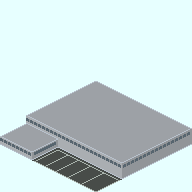
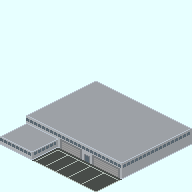
Layered file, before and after one edit (192x192). Changes by layer:
painted on "Base_Plate_3x3.png" over [37, 139, 120, 178]
